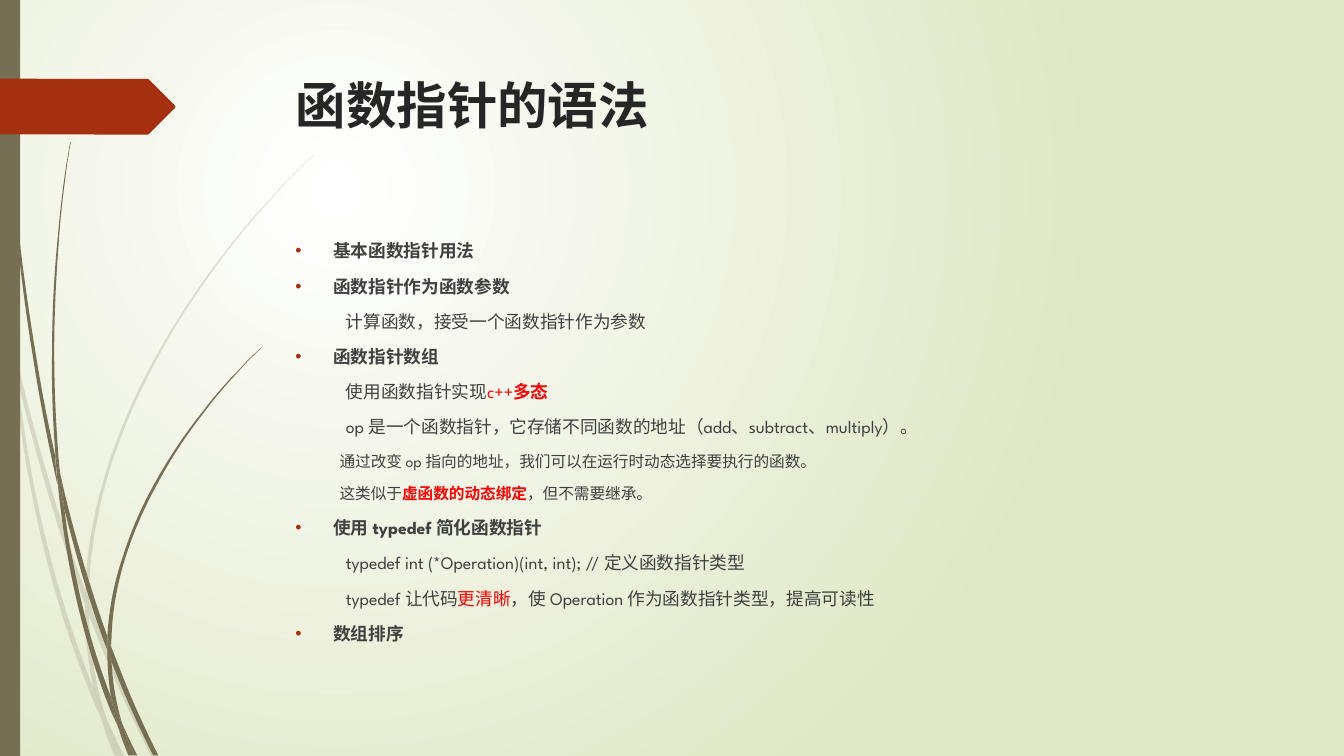
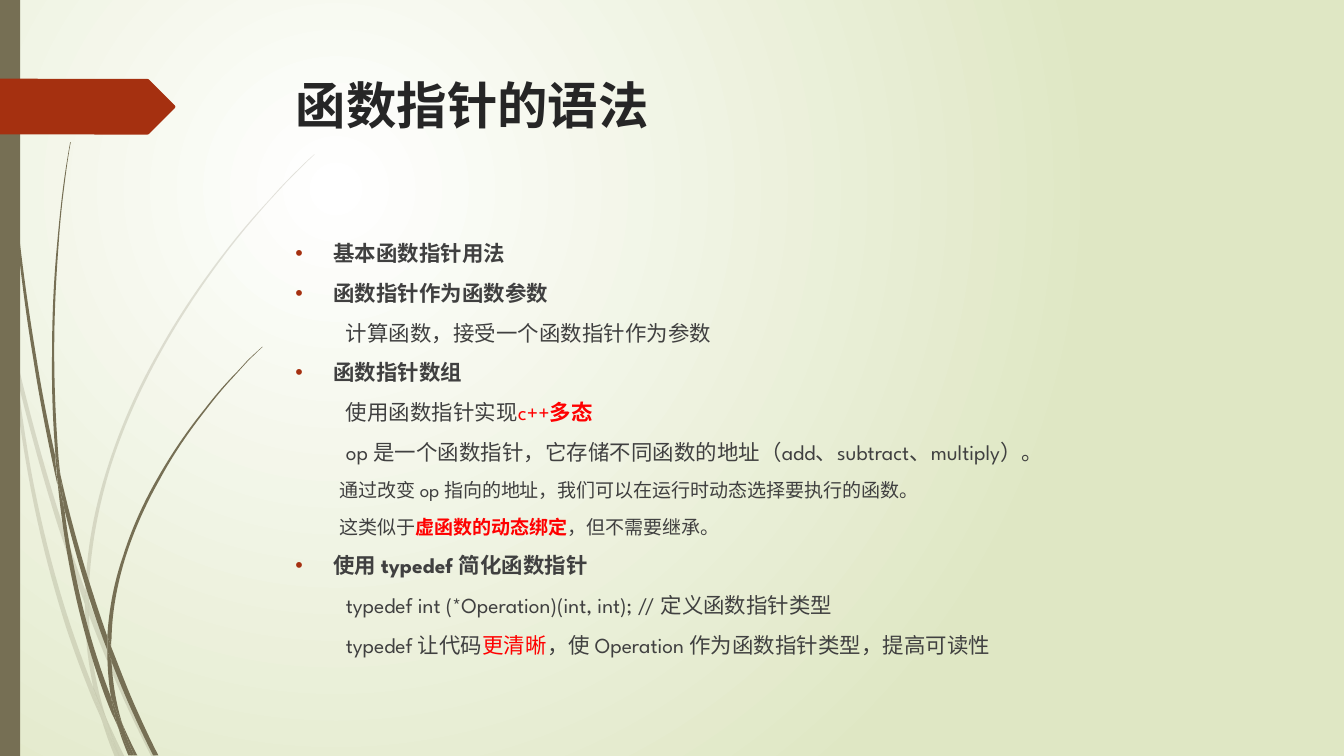
Before and after one commit to liuty2006/learn, a slide deck: slide 56 of learn_cpp/docs/C++语言培训.pptx. Drawn at 1344x756 pixels with LibreOffice and Linux fonts; fonts in the diff are those of the drawing. Boxes give left, top, right and bottom in pixels: in the first picture for what was removed or moved away, otherwise in the second. Text is boxed around its words. In the diff, an @@ line names an element or a change of style, - is before the commit and + after.

```diff
--- a/learn_cpp/docs/C++语言培训.pptx
+++ b/learn_cpp/docs/C++语言培训.pptx
@@ text "基本函数指针用法" at (333,243,1043,658): size 12.6 to 15.3 pt in "基本函数指针用法", "函数指针作为函数参数", "计算函数，接受一个函数指针作为参数", "函数指针数组" and 5 more places; size 11.2 to 13.6 pt in "通过改变 op 指向的地址，我们可以在运行时动态选择要执行的函数。", "这类似于虚函数的动态绑定，但不需要继承。" @@
@@ text at (333,625,404,642): paragraph removed @@
-• 数组排序
```
Also in this commit, not shown: 1 other file.
